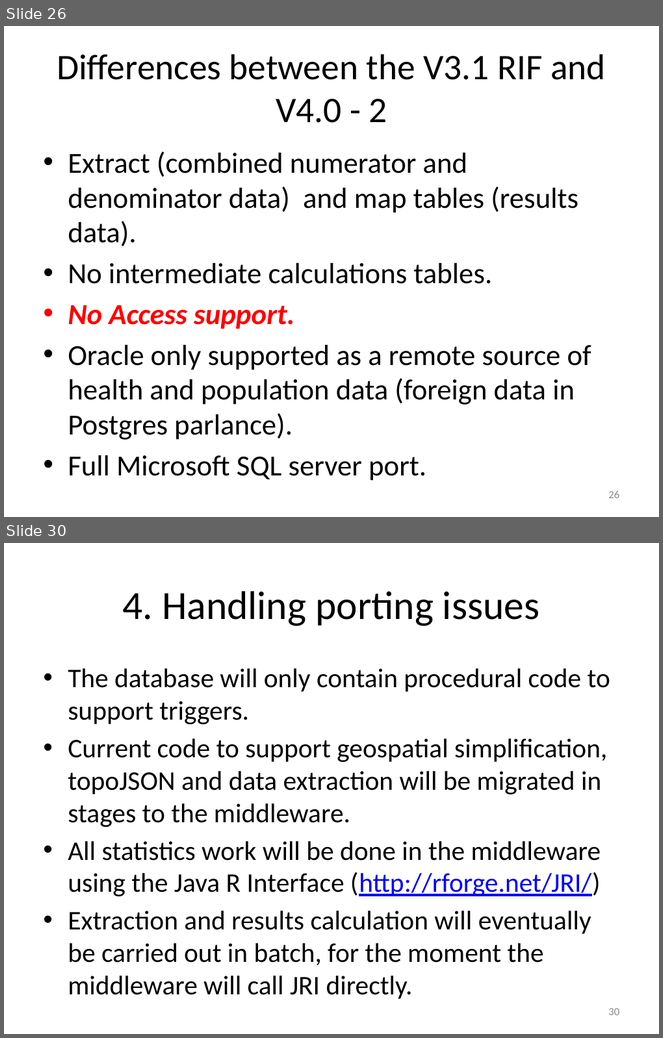
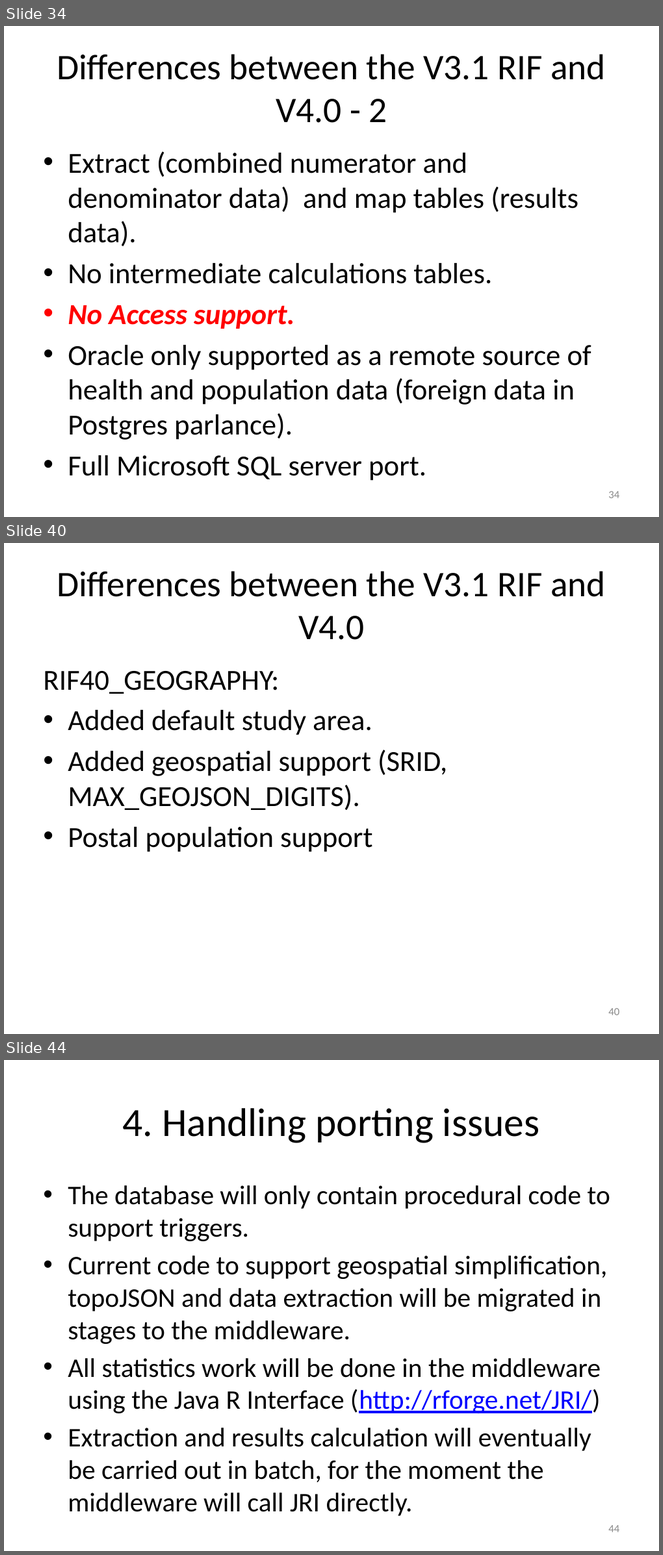
Before and after one commit to smallAreaHealthStatisticsUnit/rapidInquiryFacility, a slide deck: rifDatabase/RIF database.pptx. Shown one above the other, each under a label of ours: slides 26 and 30 before the commit, slides 34, 40 and 44 after it; the slides between them are not shown. The pictures are 663x1038 and 663x1555 pixels, drawn with LibreOffice and Linux fonts; fonts in the diff are those of the drawing. Boxes give left, top, right and bottom in pixels: in the first picture for what was removed or moved away, otherwise in the second. Text is boxed around its words. In the diff, an @@ line names an element or a change of style, - is before the commit and + after.

```diff
--- a/rifDatabase/RIF database.pptx
+++ b/rifDatabase/RIF database.pptx
@@ slide 40 added at (4, 543, 659, 1034), background #FFFFFF @@
@@ title added at (57, 571, 606, 640), 39.6 pt, text #000000 @@
+Differences between the V3.1 RIF and V4.0
@@ text added at (43, 671, 447, 852), 32 pt, text #000000 @@
+RIF40_GEOGRAPHY:
+• Added default study area.
+• Added geospatial support (SRID, MAX_GEOJSON_DIGITS).
+• Postal population support
@@ page number added at (608, 1008, 620, 1016), 12 pt, text #8C8C8C @@
+40
@@ what was slide 26 is now slide 34 @@
@@ page number at (608, 491, 620, 499): text changed @@
-26
+34
@@ what was slide 30 is now slide 44 @@
@@ page number at (608, 1525, 620, 1533): text changed @@
-30
+44
```
Also in this commit, not shown: 8 slides changed, 13 other slides added, 1 other file.
